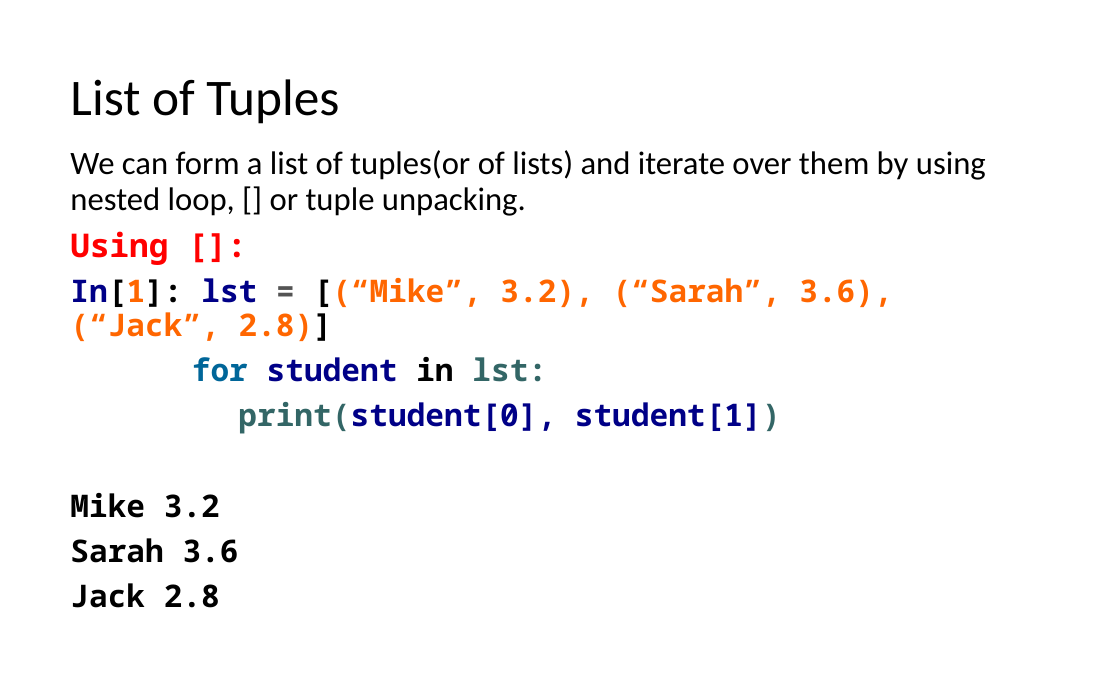
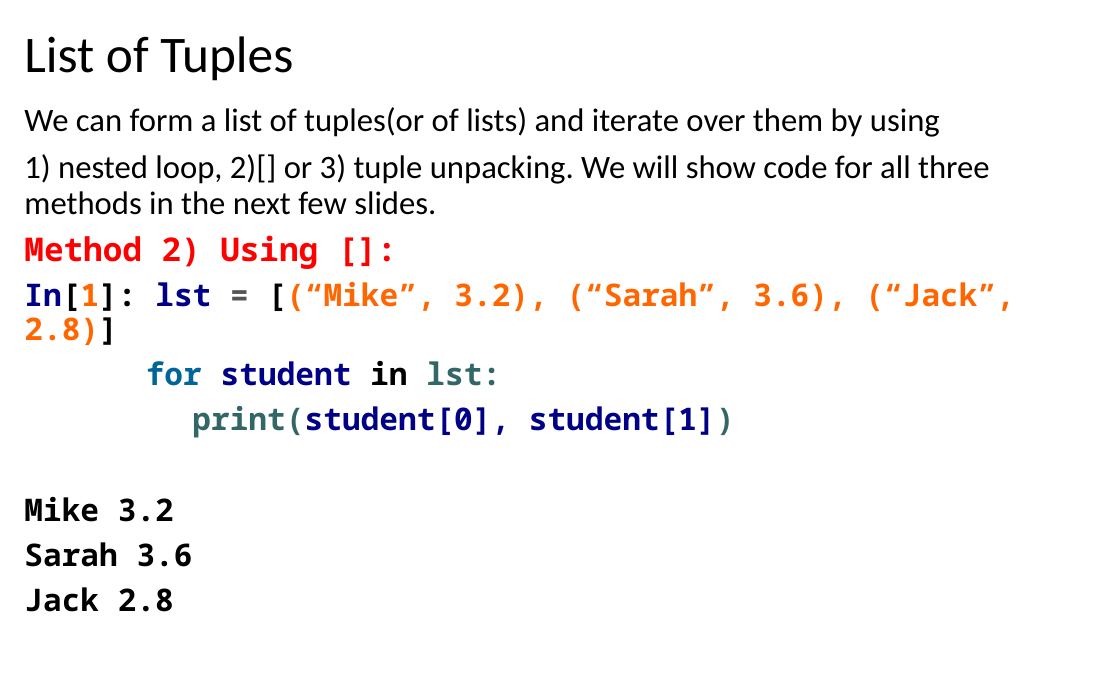
Before and after one commit to LongBaoNguyen/longbaonguyen.github.io, a slide deck: slide 10 of courses/apcsp/lect9.pptx. Drawn at 1120x700 pixels with LibreOffice and Linux fonts; fonts in the diff are those of the drawing. Boxes give left, top, right and bottom in pixels: in the first picture for what was removed or moved away, otherwise in the second. Text is boxed around its words. In the diff, an @@ line names an element or a change of style, - is before the commit and + after.

```diff
--- a/courses/apcsp/lect9.pptx
+++ b/courses/apcsp/lect9.pptx
@@ title "List of Tuples": place and size @@
-title "List of Tuples" at bbox=[70, 79, 339, 124]
+title "List of Tuples" at bbox=[24, 36, 293, 81]
@@ text "We can form a list ...": place and size @@
-text "We can form a list ..." at bbox=[70, 150, 986, 608]
+text "We can form a list ..." at bbox=[24, 107, 1014, 612]
@@ text at bbox=[24, 107, 990, 269]: text changed @@
-We can form a list of tuples(or of lists) and iterate over them by using nested loop, [] or tuple unpacking.
-Using []:
+We can form a list of tuples(or of lists) and iterate over them by using
+1) nested loop, 2)[] or 3) tuple unpacking. We will show code for all three methods in the next few slides.
+Method 2) Using []:
```
Also in this commit, not shown: 22 other slides changed, 2 slides removed, 5 other files.
